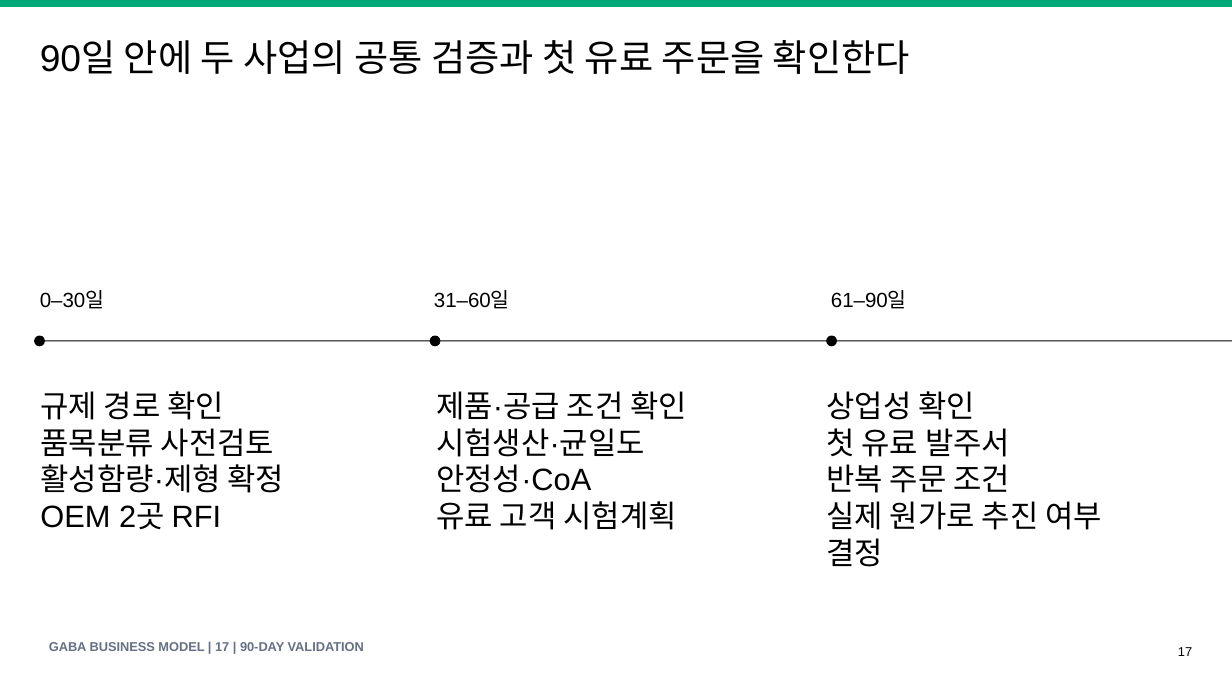
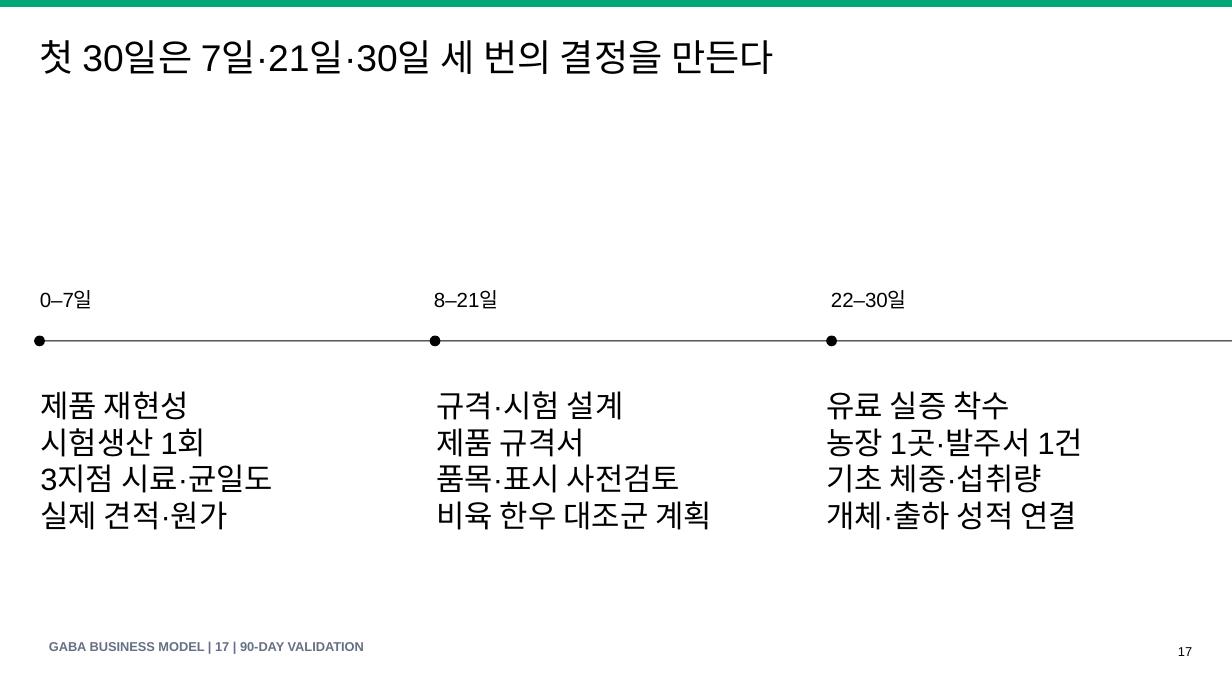
Before and after one commit to KRAdavid/gaba-feed-business-index, a slide deck: slide 17 of GABA_Feed_Business_Model_Speech_Deck_v1.pptx. Drawn at 1232x693 pixels with LibreOffice and Linux fonts; fonts in the diff are those of the drawing. Boxes give left, top, right and bottom in pixels: in the first picture for what was removed or moved away, otherwise in the second. Text is boxed around its words. In the diff, an @@ line names an element or a change of style, - is before the commit and + after.

```diff
--- a/GABA_Feed_Business_Model_Speech_Deck_v1.pptx
+++ b/GABA_Feed_Business_Model_Speech_Deck_v1.pptx
@@ text at <box>40,40,774,74</box>: text changed @@
-90일 안에 두 사업의 공통 검증과 첫 유료 주문을 확인한다
+첫 30일은 7일·21일·30일 세 번의 결정을 만든다
@@ text at <box>40,291,93,309</box>: text changed @@
-0–30일
+0–7일
@@ text at <box>434,291,498,309</box>: text changed @@
-31–60일
+8–21일
@@ text at <box>831,291,907,309</box>: text changed @@
-61–90일
+22–30일
@@ text at <box>40,391,273,530</box>: text changed @@
-규제 경로 확인
-품목분류 사전검토
-활성함량·제형 확정
-OEM 2곳 RFI
+제품 재현성
+시험생산 1회
+3지점 시료·균일도
+실제 견적·원가
@@ text at <box>436,391,712,530</box>: text changed @@
-제품·공급 조건 확인
-시험생산·균일도
-안정성·CoA
-유료 고객 시험계획
+규격·시험 설계
+제품 규격서
+품목·표시 사전검토
+비육 한우 대조군 계획
@@ text at <box>826,391,1083,530</box>: text changed @@
-상업성 확인
-첫 유료 발주서
-반복 주문 조건
-실제 원가로 추진 여부 결정
+유료 실증 착수
+농장 1곳·발주서 1건
+기초 체중·섭취량
+개체·출하 성적 연결
```
Also in this commit, not shown: 14 other slides changed, 17 other files.
